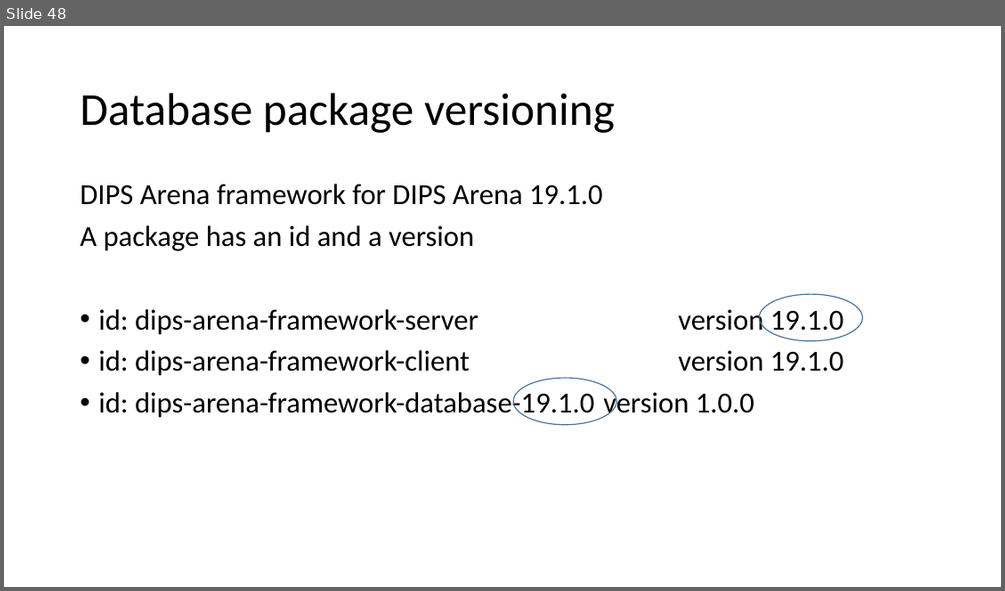
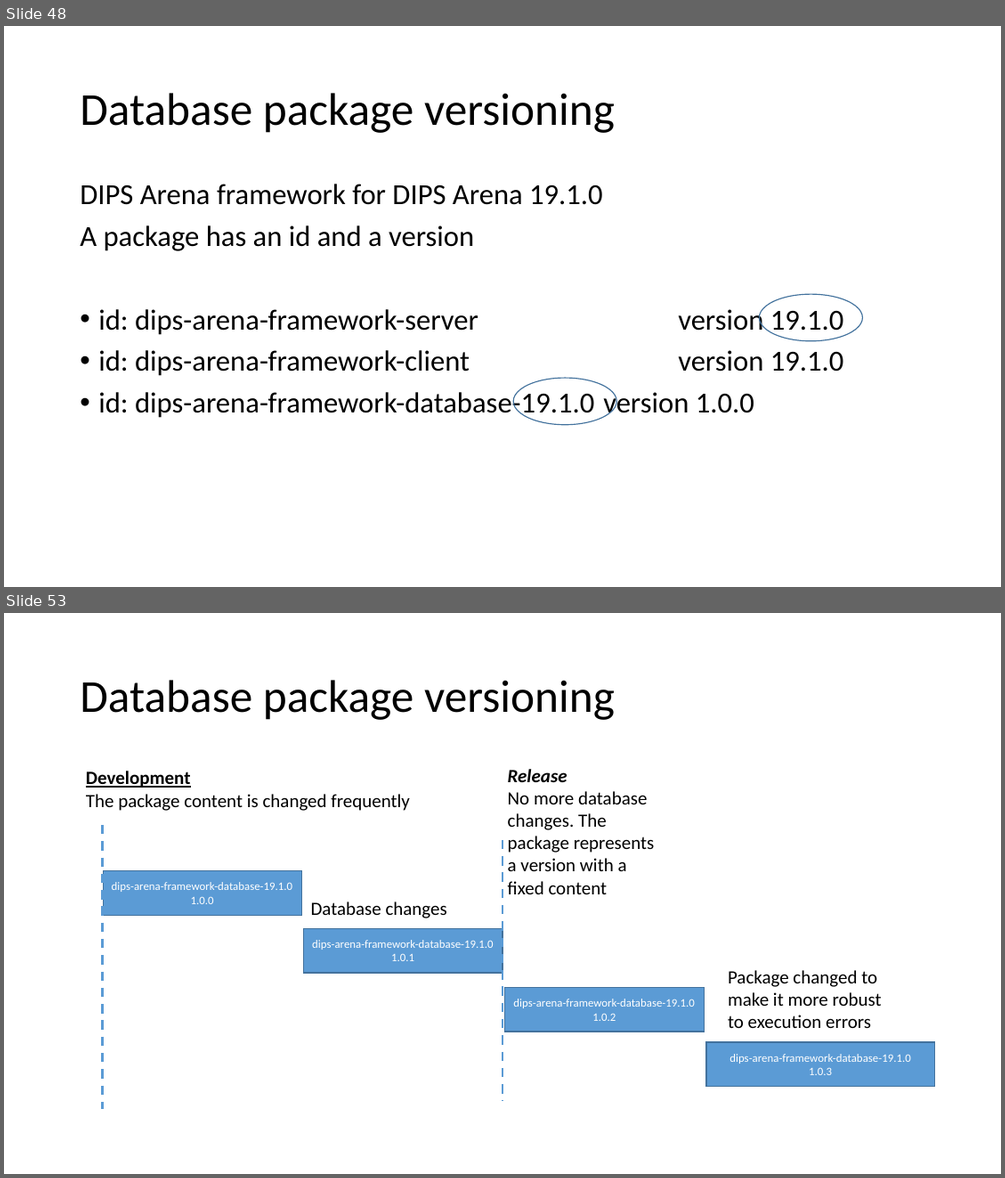
Before and after one commit to DIPSAS/InstallationTech, a slide deck: docs/InstallationCourse.pptx. Shown one above the other, each under a label of ours: slide 48 before the commit, slides 48 and 53 after it; the slides between them are not shown. The pictures are 1005x591 and 1005x1178 pixels, drawn with LibreOffice and Linux fonts; fonts in the diff are those of the drawing. Boxes give left, top, right and bottom in pixels: in the first picture for what was removed or moved away, otherwise in the second. Text is boxed around its words. In the diff, an @@ line names an element or a change of style, - is before the commit and + after.

Commit message:
Added slides about database

```diff
--- a/docs/InstallationCourse.pptx
+++ b/docs/InstallationCourse.pptx
@@ slide 53 added at (x1=4, y1=613, x2=1001, y2=1174), background #FFFFFF @@
@@ title added at (x1=80, y1=680, x2=615, y2=720), 44 pt, text #000000 @@
+Database package versioning
@@ text added at (x1=86, y1=771, x2=410, y2=811), 18 pt, text #000000 @@
+Development
+The package content is changed frequently
@@ text added at (x1=508, y1=769, x2=655, y2=894), 18 pt, text #000000 @@
+Release
+No more database changes. The package represents a version with a fixed content
@@ line added from (103, 825) to (103, 1109), #5B9BD5 2.25 pt dashed @@
@@ line added from (502, 840) to (502, 1101), #5B9BD5 2.25 pt dashed @@
@@ rectangle added at (x1=103, y1=871, x2=301, y2=915), fill #5B9BD5, outline #43739E 1 pt, 11 pt, text #FFFFFF @@
+dips-arena-framework-database-19.1.0
+1.0.0
@@ text added at (x1=311, y1=901, x2=447, y2=918), 18 pt, text #000000 @@
+Database changes
@@ rectangle added at (x1=303, y1=929, x2=502, y2=973), fill #5B9BD5, outline #43739E 1 pt, 11 pt, text #FFFFFF @@
+dips-arena-framework-database-19.1.0
+1.0.1
@@ text added at (x1=728, y1=970, x2=882, y2=1028), 18 pt, text #000000 @@
+Package changed to make it more robust to execution errors
@@ rectangle added at (x1=505, y1=987, x2=704, y2=1031), fill #5B9BD5, outline #43739E 1 pt, 11 pt, text #FFFFFF @@
+dips-arena-framework-database-19.1.0
+1.0.2
@@ rectangle added at (x1=706, y1=1042, x2=934, y2=1086), fill #5B9BD5, outline #43739E 1 pt, 11 pt, text #FFFFFF @@
+dips-arena-framework-database-19.1.0
+1.0.3
```
Also in this commit, not shown: 6 slides changed, 5 other slides added.
